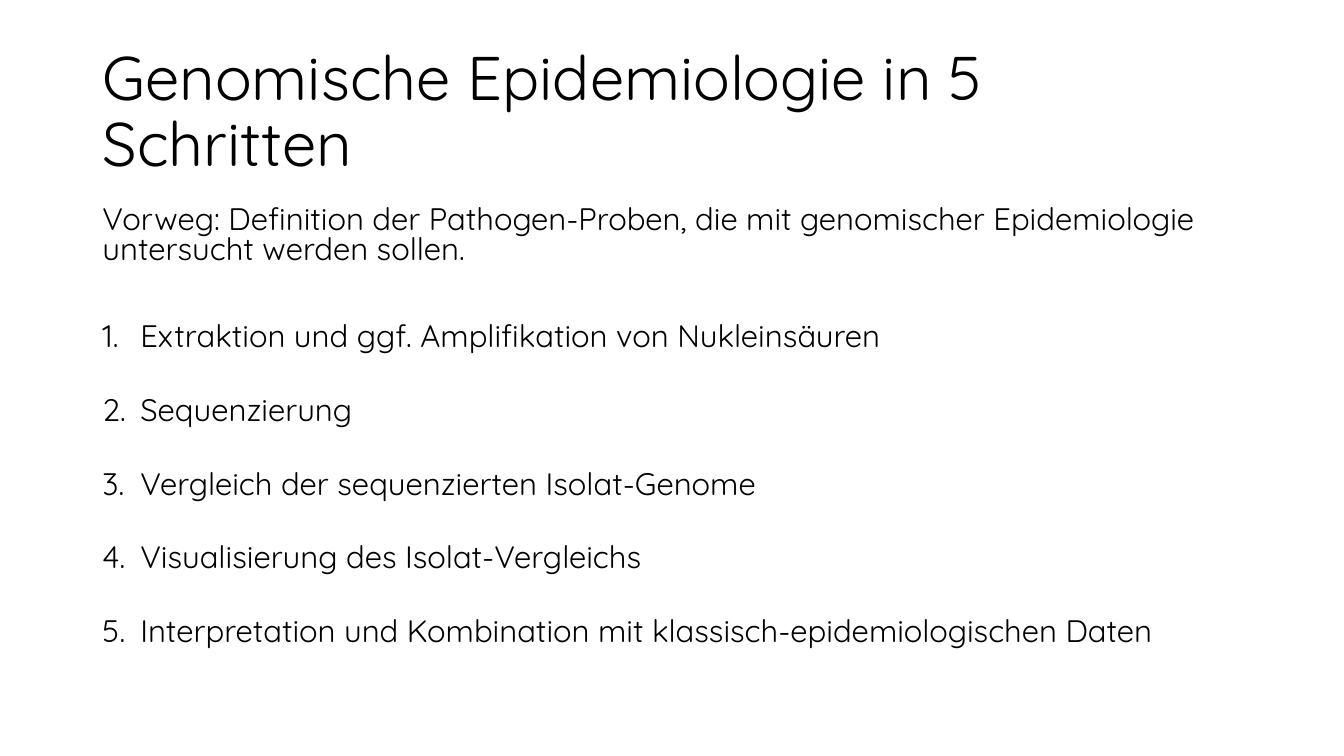
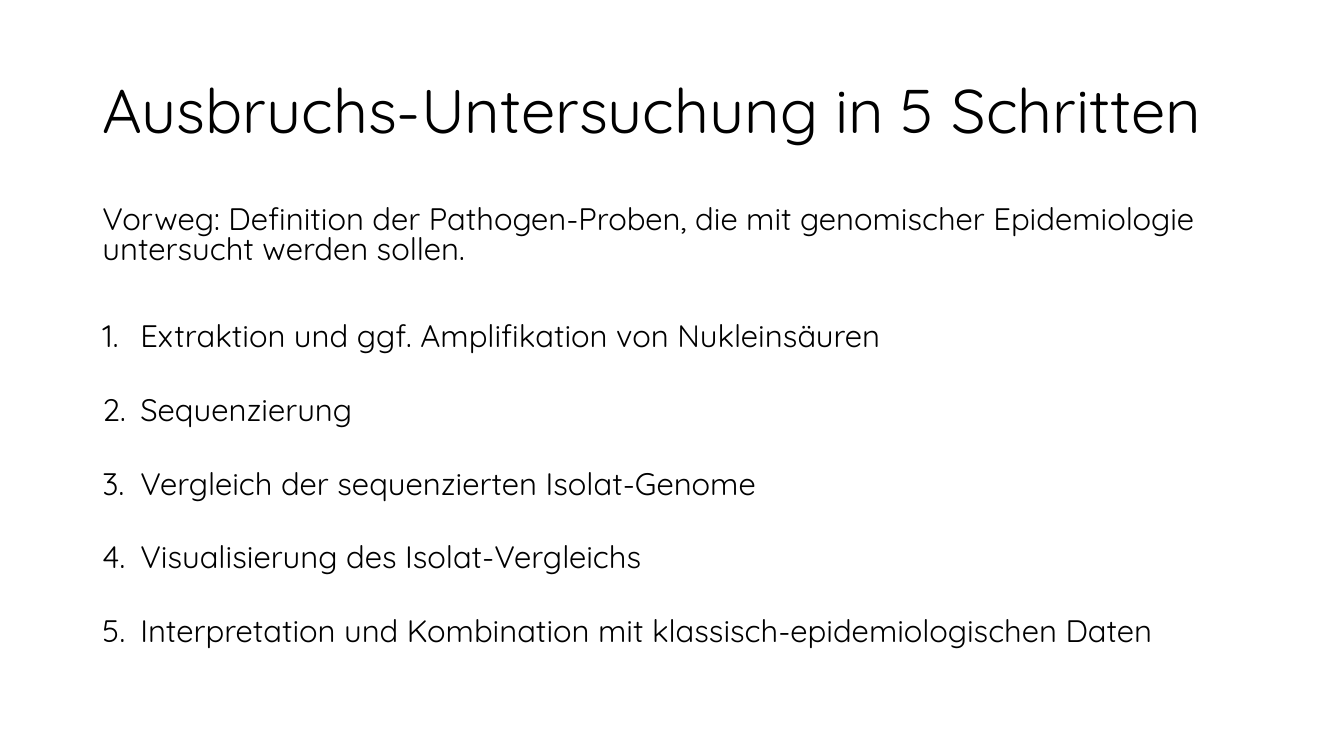
Before and after one commit to DiltheyLab/Teaching, a slide deck: slide 5 of Genomische Epidemiologie.pptx. Drawn at 1344x756 pixels with LibreOffice and Linux fonts; fonts in the diff are those of the drawing. Boxes give left, top, right and bottom in pixels: in the first picture for what was removed or moved away, otherwise in the second. Text is boxed around its words. In the diff, an @@ line names an element or a change of style, - is before the commit and + after.

```diff
--- a/Genomische Epidemiologie.pptx
+++ b/Genomische Epidemiologie.pptx
@@ title at bbox=[102, 87, 1200, 146]: text changed @@
-Genomische Epidemiologie in 5 Schritten
+Ausbruchs-Untersuchung in 5 Schritten
```
Also in this commit, not shown: 4 other slides changed.
